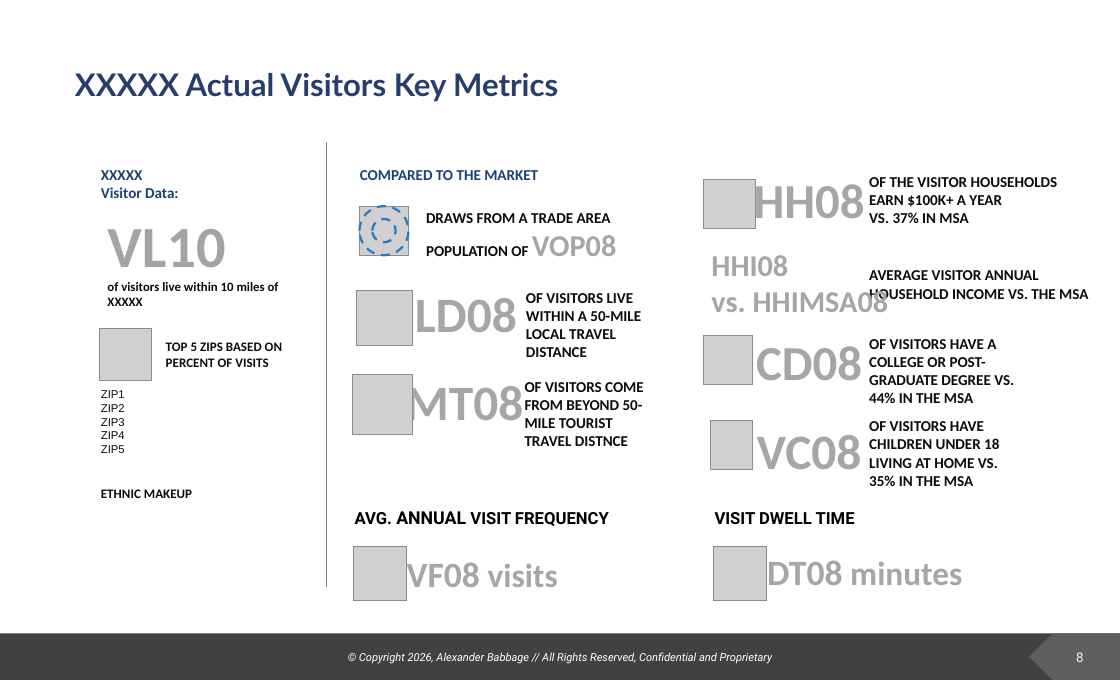
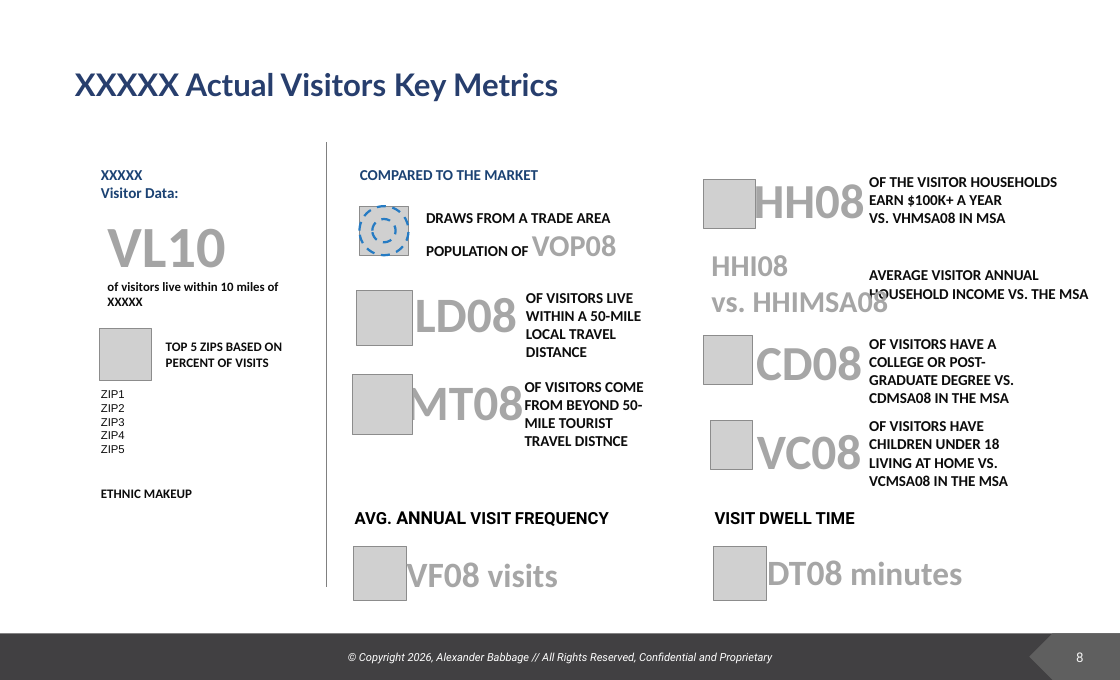
Before and after one commit to deeemdeeem/tt-report-automation, a slide deck: slide 8 of TT_report.pptx. Drawn at 1120x680 pixels with LibreOffice and Linux fonts; fonts in the diff are those of the drawing; grey boxes stand for pictures; background and template pictures are left out. Boxes give left, top, right and bottom in pixels: in the first picture for what was removed or moved away, otherwise in the second. Text is boxed around its words. In the diff, an @@ line names an element or a change of style, - is before the commit and + after.

```diff
--- a/TT_report.pptx
+++ b/TT_report.pptx
@@ text at (x1=869, y1=212, x2=1005, y2=223): text changed @@
-VS. 37% IN MSA
+VS. VHMSA08 IN MSA
@@ text at (x1=869, y1=339, x2=1014, y2=403): text changed @@
-OF VISITORS HAVE A COLLEGE OR POST-GRADUATE DEGREE VS. 44% IN THE MSA
+OF VISITORS HAVE A COLLEGE OR POST-GRADUATE DEGREE VS. CDMSA08 IN THE MSA
@@ text at (x1=869, y1=421, x2=1008, y2=486): text changed @@
-OF VISITORS HAVE CHILDREN UNDER 18 LIVING AT HOME VS. 35% IN THE MSA
+OF VISITORS HAVE CHILDREN UNDER 18 LIVING AT HOME VS. VCMSA08 IN THE MSA
```
Also in this commit, not shown: 2 other slides changed, 1 other file.
